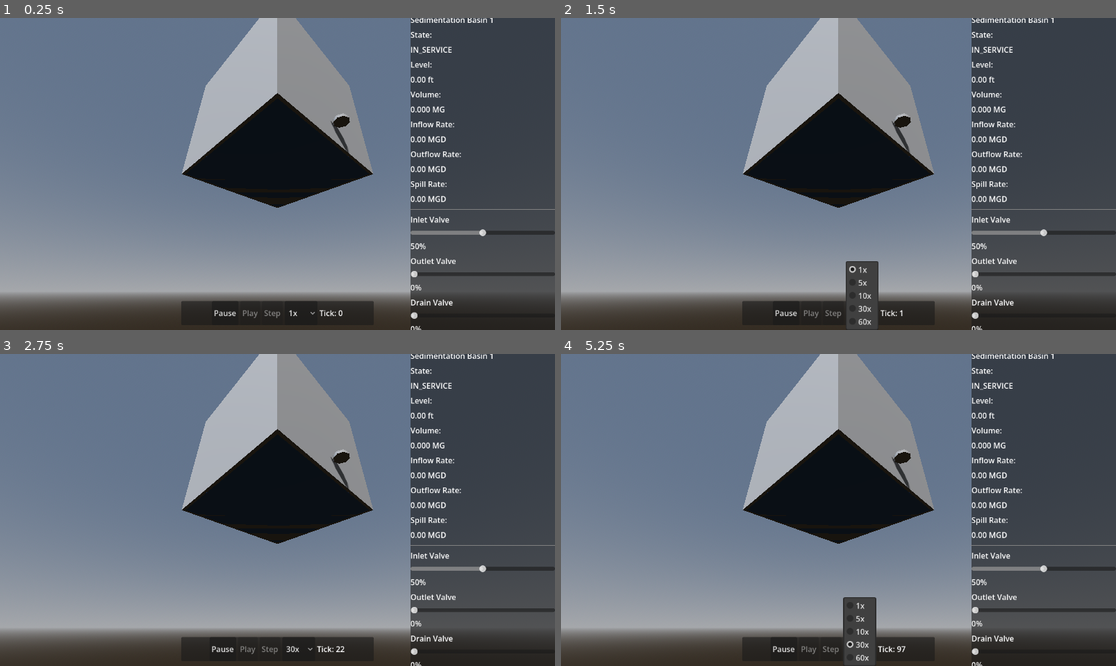
Above: before the commit, frames 1-4 (two rows, left to right).
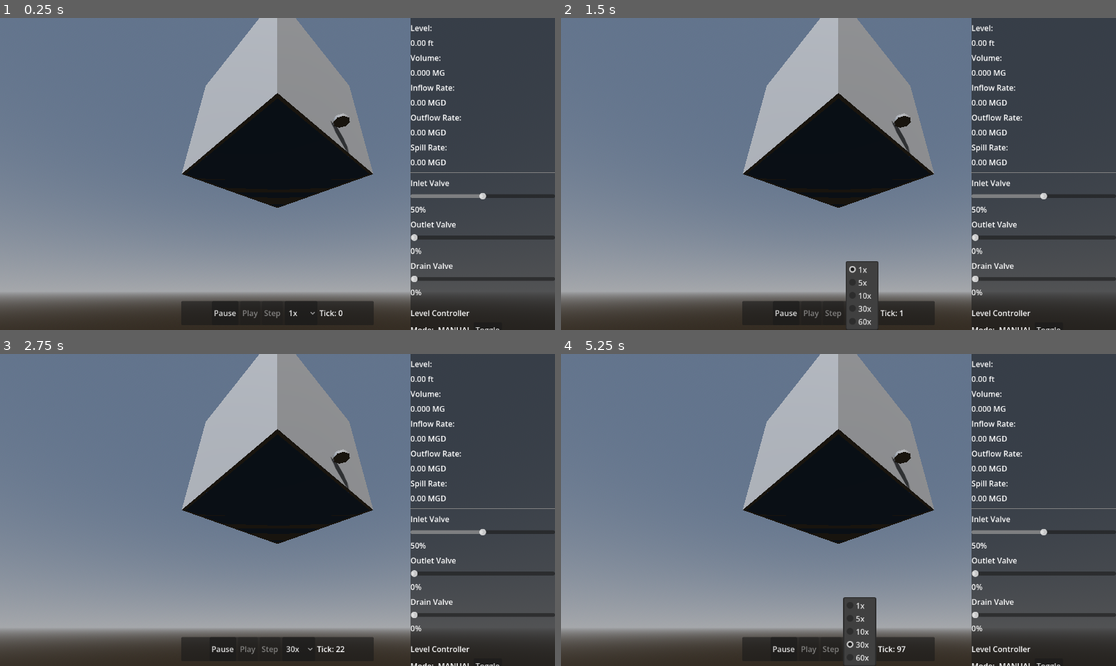
Above: after the commit, the same moments.

Repository: boxwrench/Sunol-Flowlab
Game: Godot game, scene res://scenes/application/main.tscn
Two runs of this game, one before a commit and one after it. Both use one fixed random seed, a clock stepped at 60 frames per second and the inputs below.
Inputs (mouse positions are in pixels of both pictures, inside the frame that each line leads up to):
- Up to frame 1 (0.25 s): no input
- Up to frame 2 (1.5 s): click (1049, 329) at 0.5 s, where only the run after the commit has a clickable "Toggle"; click "1x" at 1.25 s
- Up to frame 3 (2.75 s): click "1x" at 2 s
- Up to frame 4 (5.25 s): click "30x" at 2.75 s; click "30x" at 3.5 s; click (1049, 665) at 4.25 s, where only the run after the commit has a clickable "Toggle"; click "30x" at 5 s

The runs differ from the first frame. In frame 1, 4.1% of the frame differs, in the area x 73-100%, y 0-100%; in frame 2, 4.1%; in frame 3, 4.1%; in frame 4, 4.1%.

Commit message:
WP2.5: Implement Presentation & Visuals for Three-Unit Train, update AssetPanel controller controls, add bootstrap script, and add presentation-parity integration test. Totals: Scripts 21, Tests 52, Passing Tests 52, Failing Tests 0.

Diff:
--- /dev/null
+++ b/scenes/plant/three_unit_train.tscn
@@ -0,0 +1,65 @@
+[gd_scene load_steps=8 format=3 uid="uid://c1threeunittrain"]
+
+[ext_resource type="Script" path="res://scripts/application/three_unit_bootstrap.gd" id="1_bootstrap"]
+[ext_resource type="Script" path="res://scripts/application/simulation_host.gd" id="2_host"]
+[ext_resource type="PackedScene" uid="uid://b7y2y2p2r3c4d" path="res://scenes/environment/placeholder_environment.tscn" id="3_env"]
+[ext_resource type="PackedScene" uid="uid://b8b8g2yv8p2k8" path="res://scenes/cameras/orbit_camera.tscn" id="4_camera"]
+[ext_resource type="PackedScene" uid="uid://d3x1k1v3j4c5t" path="res://scenes/ui/controls/time_controls.tscn" id="5_ui"]
+[ext_resource type="PackedScene" uid="uid://c1reservoirvisual" path="res://scenes/process_units/reservoirs/reservoir_visual.tscn" id="6_reservoir"]
+[ext_resource type="PackedScene" uid="uid://c1assetpanel" path="res://scenes/ui/asset_panel/asset_panel.tscn" id="7_panel"]
+
+[node name="ThreeUnitTrain" type="Node3D"]
+script = ExtResource("1_bootstrap")
+
+[node name="SimulationHost" type="Node" parent="."]
+script = ExtResource("2_host")
+
+[node name="PlaceholderEnvironment" parent="." instance=ExtResource("3_env")]
+
+[node name="OrbitCamera" parent="." instance=ExtResource("4_camera")]
+
+[node name="SourceReservoir" parent="." instance=ExtResource("6_reservoir")]
+transform = Transform3D(1, 0, 0, 0, 1, 0, 0, 0, 1, -15, 0, 0)
+unit_id = &"SOURCE_RESERVOIR"
+
+[node name="InletValve" parent="SourceReservoir"]
+actuator_id = &"VALVE_IN"
+
+[node name="OutletValve" parent="SourceReservoir"]
+actuator_id = &"VALVE_OUT_SRC"
+
+[node name="DrainValve" parent="SourceReservoir"]
+actuator_id = &"VALVE_DRAIN_SRC"
+
+[node name="TreatmentBasin" parent="." instance=ExtResource("6_reservoir")]
+transform = Transform3D(1, 0, 0, 0, 1, 0, 0, 0, 1, 0, 0, 0)
+unit_id = &"BASIN"
+
+[node name="InletValve" parent="TreatmentBasin"]
+actuator_id = &"VALVE_OUT_SRC"
+
+[node name="OutletValve" parent="TreatmentBasin"]
+actuator_id = &"VALVE_OUT_BASIN"
+
+[node name="DrainValve" parent="TreatmentBasin"]
+actuator_id = &"VALVE_DRAIN_BASIN"
+
+[node name="ReceivingReservoir" parent="." instance=ExtResource("6_reservoir")]
+transform = Transform3D(1, 0, 0, 0, 1, 0, 0, 0, 1, 15, 0, 0)
+unit_id = &"RECEIVING_RESERVOIR"
+
+[node name="InletValve" parent="ReceivingReservoir"]
+actuator_id = &"VALVE_OUT_BASIN"
+
+[node name="OutletValve" parent="ReceivingReservoir"]
+actuator_id = &"VALVE_OUT_RCV"
+
+[node name="DrainValve" parent="ReceivingReservoir"]
+actuator_id = &"VALVE_DRAIN_RCV"
+
+[node name="CanvasLayer" type="CanvasLayer" parent="."]
+
+[node name="TimeControls" parent="CanvasLayer" instance=ExtResource("5_ui")]
+
+[node name="AssetPanel" parent="CanvasLayer" instance=ExtResource("7_panel")]
+selected_unit_id = &"BASIN"
--- /dev/null
+++ b/scenes/process_units/reservoirs/reservoir_visual.tscn
@@ -0,0 +1,65 @@
+[gd_scene load_steps=5 format=3 uid="uid://c1reservoirvisual"]
+
+[ext_resource type="Script" path="res://scripts/presentation/adapters/storage_visual_adapter.gd" id="1_adapter"]
+[ext_resource type="Script" path="res://scripts/presentation/adapters/valve_visual_adapter.gd" id="2_valve"]
+
+[sub_resource type="BoxMesh" id="BoxMesh_water"]
+size = Vector3(9.6, 1.0, 9.6)
+
+[sub_resource type="StandardMaterial3D" id="StandardMaterial3D_water"]
+transparency = 1
+albedo_color = Color(0.1, 0.4, 0.8, 0.6)
+
+[node name="ReservoirVisual" type="Node3D"]
+script = ExtResource("1_adapter")
+
+[node name="Structure" type="CSGCombiner3D" parent="."]
+use_collision = true
+
+[node name="Outer" type="CSGBox3D" parent="Structure"]
+transform = Transform3D(1, 0, 0, 0, 1, 0, 0, 0, 1, 0, 5, 0)
+size = Vector3(10, 10, 10)
+
+[node name="Inner" type="CSGBox3D" parent="Structure/Outer"]
+transform = Transform3D(1, 0, 0, 0, 1, 0, 0, 0, 1, 0, 0.5, 0)
+operation = 2
+size = Vector3(9.6, 10, 9.6)
+
+[node name="WaterSurface" type="MeshInstance3D" parent="."]
+transform = Transform3D(1, 0, 0, 0, 1, 0, 0, 0, 1, 0, 0.5, 0)
+mesh = SubResource("BoxMesh_water")
+surface_material_override/0 = SubResource("StandardMaterial3D_water")
+
+[node name="AlarmIndicator" type="OmniLight3D" parent="."]
+transform = Transform3D(1, 0, 0, 0, 1, 0, 0, 0, 1, 0, 10.5, 0)
+visible = false
+light_color = Color(1, 0.1, 0.1, 1)
+light_energy = 5.0
+omni_range = 10.0
+
+[node name="InletValve" type="Node3D" parent="."]
+transform = Transform3D(1, 0, 0, 0, 1, 0, 0, 0, 1, -5.5, 1, 0)
+script = ExtResource("2_valve")
+
+[node name="Handle" type="CSGCylinder3D" parent="InletValve"]
+transform = Transform3D(1, 0, 0, 0, 0.2, 0, 0, 0, 1, 0, 0.5, 0)
+radius = 0.5
+height = 1.0
+
+[node name="OutletValve" type="Node3D" parent="."]
+transform = Transform3D(1, 0, 0, 0, 1, 0, 0, 0, 1, 5.5, 1, 0)
+script = ExtResource("2_valve")
+
+[node name="Handle" type="CSGCylinder3D" parent="OutletValve"]
+transform = Transform3D(1, 0, 0, 0, 0.2, 0, 0, 0, 1, 0, 0.5, 0)
+radius = 0.5
+height = 1.0
+
+[node name="DrainValve" type="Node3D" parent="."]
+transform = Transform3D(1, 0, 0, 0, 1, 0, 0, 0, 1, 0, 1, -5.5)
+script = ExtResource("2_valve")
+
+[node name="Handle" type="CSGCylinder3D" parent="DrainValve"]
+transform = Transform3D(1, 0, 0, 0, 0.2, 0, 0, 0, 1, 0, 0.5, 0)
+radius = 0.5
+height = 1.0
--- a/scenes/ui/asset_panel/asset_panel.tscn
+++ b/scenes/ui/asset_panel/asset_panel.tscn
@@ -111,3 +111,48 @@
 [node name="DrainValueLabel" type="Label" parent="PanelContainer/VBoxContainer"]
 layout_mode = 2
 text = "0%"
+
+[node name="ControllerSeparator" type="HSeparator" parent="PanelContainer/VBoxContainer"]
+layout_mode = 2
+
+[node name="ControllerLabel" type="Label" parent="PanelContainer/VBoxContainer"]
+layout_mode = 2
+text = "Level Controller"
+
+[node name="ControllerModeContainer" type="HBoxContainer" parent="PanelContainer/VBoxContainer"]
+layout_mode = 2
+
+[node name="ModeLabel" type="Label" parent="PanelContainer/VBoxContainer/ControllerModeContainer"]
+layout_mode = 2
+text = "Mode: "
+
+[node name="ModeValueLabel" type="Label" parent="PanelContainer/VBoxContainer/ControllerModeContainer"]
+layout_mode = 2
+text = "MANUAL"
+
+[node name="ToggleModeButton" type="Button" parent="PanelContainer/VBoxContainer/ControllerModeContainer"]
+layout_mode = 2
+text = "Toggle"
+
+[node name="SetpointContainer" type="HBoxContainer" parent="PanelContainer/VBoxContainer"]
+layout_mode = 2
+
+[node name="SetpointLabel" type="Label" parent="PanelContainer/VBoxContainer/SetpointContainer"]
+layout_mode = 2
+text = "Setpoint: "
+
+[node name="SetpointValueLabel" type="Label" parent="PanelContainer/VBoxContainer/SetpointContainer"]
+layout_mode = 2
+text = "5.00 m"
+
+[node name="IncreaseSetpointButton" type="Button" parent="PanelContainer/VBoxContainer/SetpointContainer"]
+layout_mode = 2
+text = "+"
+
+[node name="DecreaseSetpointButton" type="Button" parent="PanelContainer/VBoxContainer/SetpointContainer"]
+layout_mode = 2
+text = "-"
+
+[node name="ControllerParamsLabel" type="Label" parent="PanelContainer/VBoxContainer"]
+layout_mode = 2
+text = "Gain: 2.0  Deadband: 0.05m"
--- /dev/null
+++ b/scripts/application/three_unit_bootstrap.gd
@@ -0,0 +1,22 @@
+extends Node3D
+
+func _ready() -> void:
+	print("Sunol FlowLab Bootstrapping - Three-Unit Train")
+	var host: SimulationHost = get_node_or_null("SimulationHost")
+	if host != null:
+		var config: Dictionary = ConfigLoader.load_plant_config("phase2_three_unit")
+		if config.success:
+			var build_ok: bool = PlantFactory.build_plant(
+				host.engine.context,
+				config.topology_data,
+				config.initial_conditions_data,
+				config.controllers_data
+			)
+			if build_ok:
+				print("Plant Factory built phase2_three_unit successfully")
+			else:
+				push_error("Failed to build phase2_three_unit plant")
+		else:
+			push_error("Failed to load phase2_three_unit configuration")
+	else:
+		push_error("SimulationHost not found in ThreeUnitTrain scene")
--- a/scripts/ui/controllers/asset_panel.gd
+++ b/scripts/ui/controllers/asset_panel.gd
@@ -11,15 +11,34 @@
 @onready var outflow_label: Label = get_node_or_null("PanelContainer/VBoxContainer/OutflowValue")
 @onready var spill_label: Label = get_node_or_null("PanelContainer/VBoxContainer/SpillValue")
 
+@onready var inlet_label: Label = get_node_or_null("PanelContainer/VBoxContainer/InletLabel")
 @onready var inlet_slider: HSlider = get_node_or_null("PanelContainer/VBoxContainer/InletSlider")
+@onready var inlet_value_label: Label = get_node_or_null("PanelContainer/VBoxContainer/InletValueLabel")
+
+@onready var outlet_label: Label = get_node_or_null("PanelContainer/VBoxContainer/OutletLabel")
 @onready var outlet_slider: HSlider = get_node_or_null("PanelContainer/VBoxContainer/OutletSlider")
+@onready var outlet_value_label: Label = get_node_or_null("PanelContainer/VBoxContainer/OutletValueLabel")
+
+@onready var drain_label: Label = get_node_or_null("PanelContainer/VBoxContainer/DrainLabel")
 @onready var drain_slider: HSlider = get_node_or_null("PanelContainer/VBoxContainer/DrainSlider")
-
-@onready var inlet_value_label: Label = get_node_or_null("PanelContainer/VBoxContainer/InletValueLabel")
-@onready var outlet_value_label: Label = get_node_or_null("PanelContainer/VBoxContainer/OutletValueLabel")
 @onready var drain_value_label: Label = get_node_or_null("PanelContainer/VBoxContainer/DrainValueLabel")
 
+# Controller Section Nodes
+@onready var controller_separator: HSeparator = get_node_or_null("PanelContainer/VBoxContainer/ControllerSeparator")
+@onready var controller_label: Label = get_node_or_null("PanelContainer/VBoxContainer/ControllerLabel")
+@onready var controller_mode_container: HBoxContainer = get_node_or_null("PanelContainer/VBoxContainer/ControllerModeContainer")
+@onready var mode_value_label: Label = get_node_or_null("PanelContainer/VBoxContainer/ControllerModeContainer/ModeValueLabel")
+@onready var toggle_mode_button: Button = get_node_or_null("PanelContainer/VBoxContainer/ControllerModeContainer/ToggleModeButton")
+@onready var setpoint_container: HBoxContainer = get_node_or_null("PanelContainer/VBoxContainer/SetpointContainer")
+@onready var setpoint_value_label: Label = get_node_or_null("PanelContainer/VBoxContainer/SetpointContainer/SetpointValueLabel")
+@onready var increase_setpoint_button: Button = get_node_or_null("PanelContainer/VBoxContainer/SetpointContainer/IncreaseSetpointButton")
+@onready var decrease_setpoint_button: Button = get_node_or_null("PanelContainer/VBoxContainer/SetpointContainer/DecreaseSetpointButton")
+@onready var controller_params_label: Label = get_node_or_null("PanelContainer/VBoxContainer/ControllerParamsLabel")
+
 var _updating_sliders: bool = false
+var _current_inlet_actuator: SimValve = null
+var _current_outlet_actuator: SimValve = null
+var _current_drain_actuator: SimValve = null
 
 func _ready() -> void:
 	if inlet_slider != null:
@@ -28,6 +47,13 @@
 		outlet_slider.value_changed.connect(_on_outlet_slider_changed)
 	if drain_slider != null:
 		drain_slider.value_changed.connect(_on_drain_slider_changed)
+
+	if toggle_mode_button != null:
+		toggle_mode_button.pressed.connect(_on_toggle_mode_pressed)
+	if increase_setpoint_button != null:
+		increase_setpoint_button.pressed.connect(_on_increase_setpoint_pressed)
+	if decrease_setpoint_button != null:
+		decrease_setpoint_button.pressed.connect(_on_decrease_setpoint_pressed)
 
 func _process(_delta: float) -> void:
 	var host: SimulationHost = get_tree().current_scene.find_child("SimulationHost", true, false) as SimulationHost
@@ -62,37 +88,147 @@
 	if spill_label != null:
 		spill_label.text = DisplayUnits.format_flow(spill)
 
+	# Find actuators connected to the selected unit dynamically
+	_current_inlet_actuator = null
+	_current_outlet_actuator = null
+	_current_drain_actuator = null
+
+	for link in host.engine.context.links_list:
+		if link.destination_port != null and link.destination_port.parent_unit.unit_id == selected_unit_id:
+			if link.actuator != null:
+				_current_inlet_actuator = link.actuator
+		if link.source_port != null and link.source_port.parent_unit.unit_id == selected_unit_id:
+			if link.source_port.port_type == &"OUTLET":
+				if link.actuator != null:
+					_current_outlet_actuator = link.actuator
+			elif link.source_port.port_type == &"DRAIN":
+				if link.actuator != null:
+					_current_drain_actuator = link.actuator
+
 	_updating_sliders = true
-	var act_in = snap.actuators.get(&"VALVE_IN")
-	if act_in != null and inlet_slider != null:
-		inlet_slider.value = float(act_in.get("position", 0.0))
-		if inlet_value_label != null:
-			inlet_value_label.text = "%.0f%%" % inlet_slider.value
-
-	var act_out = snap.actuators.get(&"VALVE_OUT")
-	if act_out != null and outlet_slider != null:
-		outlet_slider.value = float(act_out.get("position", 0.0))
-		if outlet_value_label != null:
-			outlet_value_label.text = "%.0f%%" % outlet_slider.value
-
-	var act_drain = snap.actuators.get(&"VALVE_DRAIN")
-	if act_drain != null and drain_slider != null:
-		drain_slider.value = float(act_drain.get("position", 0.0))
-		if drain_value_label != null:
-			drain_value_label.text = "%.0f%%" % drain_slider.value
+
+	# Inlet Section
+	var has_inlet: bool = (_current_inlet_actuator != null)
+	if inlet_label != null:
+		inlet_label.visible = has_inlet
+	if inlet_slider != null:
+		inlet_slider.visible = has_inlet
+		if has_inlet:
+			var act_in = snap.actuators.get(_current_inlet_actuator.actuator_id)
+			if act_in != null:
+				inlet_slider.value = float(act_in.get("position", 0.0))
+				if inlet_value_label != null:
+					inlet_value_label.text = "%.0f%%" % inlet_slider.value
+	if inlet_value_label != null:
+		inlet_value_label.visible = has_inlet
+
+	# Outlet Section
+	var has_outlet: bool = (_current_outlet_actuator != null)
+	if outlet_label != null:
+		outlet_label.visible = has_outlet
+	if outlet_slider != null:
+		outlet_slider.visible = has_outlet
+		if has_outlet:
+			var act_out = snap.actuators.get(_current_outlet_actuator.actuator_id)
+			if act_out != null:
+				outlet_slider.value = float(act_out.get("position", 0.0))
+				if outlet_value_label != null:
+					outlet_value_label.text = "%.0f%%" % outlet_slider.value
+	if outlet_value_label != null:
+		outlet_value_label.visible = has_outlet
+
+	# Drain Section
+	var has_drain: bool = (_current_drain_actuator != null)
+	if drain_label != null:
+		drain_label.visible = has_drain
+	if drain_slider != null:
+		drain_slider.visible = has_drain
+		if has_drain:
+			var act_drain = snap.actuators.get(_current_drain_actuator.actuator_id)
+			if act_drain != null:
+				drain_slider.value = float(act_drain.get("position", 0.0))
+				if drain_value_label != null:
+					drain_value_label.text = "%.0f%%" % drain_slider.value
+	if drain_value_label != null:
+		drain_value_label.visible = has_drain
+
 	_updating_sliders = false
 
+	# Controller Section
+	var unit_controller: SimController = _find_selected_controller(host)
+	var has_controller: bool = (unit_controller != null)
+
+	if controller_separator != null:
+		controller_separator.visible = has_controller
+	if controller_label != null:
+		controller_label.visible = has_controller
+	if controller_mode_container != null:
+		controller_mode_container.visible = has_controller
+	if setpoint_container != null:
+		setpoint_container.visible = has_controller
+	if controller_params_label != null:
+		controller_params_label.visible = has_controller
+
+	if has_controller and unit_controller != null:
+		var ctrl_snap = snap.controllers.get(unit_controller.controller_id, {})
+		if not ctrl_snap.is_empty():
+			var mode_str = String(ctrl_snap.get("control_mode", "MANUAL"))
+			var sp_val = float(ctrl_snap.get("setpoint", 0.0))
+			var gain_val = float(ctrl_snap.get("gain", 1.0))
+			var db_val = float(ctrl_snap.get("deadband_m", 0.0))
+
+			if mode_value_label != null:
+				mode_value_label.text = mode_str
+			if setpoint_value_label != null:
+				setpoint_value_label.text = DisplayUnits.format_level(sp_val)
+			if controller_params_label != null:
+				controller_params_label.text = "Gain: %.1f  Deadband: %.2fm" % [gain_val, db_val]
+
 func _on_inlet_slider_changed(val: float) -> void:
-	if _updating_sliders:
-		return
-	CommandBus.submit(SetValvePositionCommand.new(&"VALVE_IN", val))
+	if _updating_sliders or _current_inlet_actuator == null:
+		return
+	CommandBus.submit(SetValvePositionCommand.new(_current_inlet_actuator.actuator_id, val))
 
 func _on_outlet_slider_changed(val: float) -> void:
-	if _updating_sliders:
-		return
-	CommandBus.submit(SetValvePositionCommand.new(&"VALVE_OUT", val))
+	if _updating_sliders or _current_outlet_actuator == null:
+		return
+	CommandBus.submit(SetValvePositionCommand.new(_current_outlet_actuator.actuator_id, val))
 
 func _on_drain_slider_changed(val: float) -> void:
-	if _updating_sliders:
-		return
-	CommandBus.submit(SetValvePositionCommand.new(&"VALVE_DRAIN", val))
+	if _updating_sliders or _current_drain_actuator == null:
+		return
+	CommandBus.submit(SetValvePositionCommand.new(_current_drain_actuator.actuator_id, val))
+
+func _on_toggle_mode_pressed() -> void:
+	var host: SimulationHost = get_tree().current_scene.find_child("SimulationHost", true, false) as SimulationHost
+	if host == null or host.engine == null:
+		return
+	var unit_controller = _find_selected_controller(host)
+	if unit_controller != null:
+		var current_mode = unit_controller.control_mode
+		var new_mode = &"AUTO" if current_mode == &"MANUAL" else &"MANUAL"
+		CommandBus.submit(SetControllerModeCommand.new(unit_controller.controller_id, new_mode))
+
+func _on_increase_setpoint_pressed() -> void:
+	var host: SimulationHost = get_tree().current_scene.find_child("SimulationHost", true, false) as SimulationHost
+	if host == null or host.engine == null:
+		return
+	var unit_controller = _find_selected_controller(host)
+	if unit_controller != null and "setpoint" in unit_controller:
+		var new_sp = unit_controller.setpoint + 0.25
+		CommandBus.submit(SetLevelSetpointCommand.new(unit_controller.controller_id, new_sp))
+
+func _on_decrease_setpoint_pressed() -> void:
+	var host: SimulationHost = get_tree().current_scene.find_child("SimulationHost", true, false) as SimulationHost
+	if host == null or host.engine == null:
+		return
+	var unit_controller = _find_selected_controller(host)
+	if unit_controller != null and "setpoint" in unit_controller:
+		var new_sp = max(0.0, unit_controller.setpoint - 0.25)
+		CommandBus.submit(SetLevelSetpointCommand.new(unit_controller.controller_id, new_sp))
+
+func _find_selected_controller(host: SimulationHost) -> SimController:
+	for ctrl in host.engine.context.controllers_list:
+		if ctrl.pv_unit_id == selected_unit_id:
+			return ctrl
+	return null
--- /dev/null
+++ b/tests/integration/three_unit_train/test_presentation_parity.gd
@@ -0,0 +1,84 @@
+extends "res://addons/gut/test.gd"
+
+func test_presentation_parity_run() -> void:
+	# 1. Pure Headless Run
+	var engine_headless := SimulationEngine.new()
+	var config := ConfigLoader.load_plant_config("phase2_three_unit")
+	assert_true(config.success, "Headless config load should succeed")
+
+	var build_ok = PlantFactory.build_plant(
+		engine_headless.context,
+		config.topology_data,
+		config.initial_conditions_data,
+		config.controllers_data
+	)
+	assert_true(build_ok, "Headless build should succeed")
+
+	# Configure valves to instant mode
+	for act_id in engine_headless.context.actuators_dict:
+		var actuator: SimValve = engine_headless.context.actuators_dict[act_id]
+		actuator.instant_mode = true
+
+	# Enqueue commands
+	engine_headless.enqueue(SetControllerModeCommand.new(&"LC_BASIN", &"AUTO"))
+	engine_headless.enqueue(SetLevelSetpointCommand.new(&"LC_BASIN", 6.0))
+	engine_headless.enqueue(SetValvePositionCommand.new(&"VALVE_IN", 80.0))
+	engine_headless.enqueue(SetValvePositionCommand.new(&"VALVE_OUT_RCV", 30.0))
+
+	# Run 100 ticks
+	for tick in range(1, 101):
+		engine_headless.clock.tick_count = tick
+		engine_headless.context.current_tick = tick
+		engine_headless.run_tick(1.0)
+
+	var headless_snap = SnapshotService.take_snapshot(engine_headless.context, engine_headless)
+
+	# 2. Visual Scene Run
+	var visual_scene = load("res://scenes/plant/three_unit_train.tscn").instantiate()
+	add_child_autofree(visual_scene)
+
+	# SimulationHost is initialized and app_bootstrap runs when added to scene tree
+	var host: SimulationHost = visual_scene.get_node("SimulationHost")
+	assert_not_null(host, "SimulationHost must exist in visual scene")
+
+	# Configure host valves to instant mode
+	for act_id in host.engine.context.actuators_dict:
+		var actuator: SimValve = host.engine.context.actuators_dict[act_id]
+		actuator.instant_mode = true
+
+	# Enqueue same commands
+	host.engine.enqueue(SetControllerModeCommand.new(&"LC_BASIN", &"AUTO"))
+	host.engine.enqueue(SetLevelSetpointCommand.new(&"LC_BASIN", 6.0))
+	host.engine.enqueue(SetValvePositionCommand.new(&"VALVE_IN", 80.0))
+	host.engine.enqueue(SetValvePositionCommand.new(&"VALVE_OUT_RCV", 30.0))
+
+	# Run 100 ticks via advance_frame (simulates process loops)
+	for tick in range(1, 101):
+		host.engine.advance_frame(1.0)
+
+	var visual_snap = SnapshotService.take_snapshot(host.engine.context, host.engine)
+
+	# Compare final snapshots for exact parity
+	assert_eq(visual_snap.tick, headless_snap.tick, "Tick count should match")
+
+	for unit_id in headless_snap.units:
+		var h_unit: Dictionary = headless_snap.units[unit_id]
+		var v_unit: Dictionary = visual_snap.units[unit_id]
+		if h_unit.has("volume_m3"):
+			assert_eq(v_unit.volume_m3, h_unit.volume_m3, "Volume mismatch on unit " + String(unit_id))
+			assert_eq(v_unit.level_m, h_unit.level_m, "Level mismatch on unit " + String(unit_id))
+		if h_unit.has("current_flow_m3s"):
+			assert_eq(v_unit.current_flow_m3s, h_unit.current_flow_m3s, "Flow mismatch on unit " + String(unit_id))
+
+	for act_id in headless_snap.actuators:
+		var h_act: Dictionary = headless_snap.actuators[act_id]
+		var v_act: Dictionary = visual_snap.actuators[act_id]
+		assert_eq(v_act.position, h_act.position, "Position mismatch on actuator " + String(act_id))
+		assert_eq(v_act.commanded_position, h_act.commanded_position, "Commanded position mismatch on actuator " + String(act_id))
+
+	for ctrl_id in headless_snap.controllers:
+		var h_ctrl: Dictionary = headless_snap.controllers[ctrl_id]
+		var v_ctrl: Dictionary = visual_snap.controllers[ctrl_id]
+		assert_eq(v_ctrl.setpoint, h_ctrl.setpoint, "Setpoint mismatch on controller " + String(ctrl_id))
+		assert_eq(v_ctrl.control_mode, h_ctrl.control_mode, "Mode mismatch on controller " + String(ctrl_id))
+		assert_eq(v_ctrl.previous_output, h_ctrl.previous_output, "Previous output mismatch on controller " + String(ctrl_id))
Not shown, added: scripts/application/three_unit_bootstrap.gd.uid
Not shown, added: tests/integration/three_unit_train/test_presentation_parity.gd.uid
Not shown, changed: .github/workflows/tests.yml
